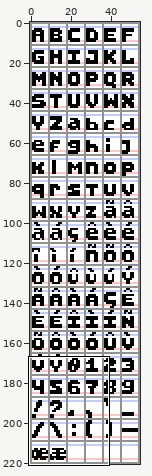
Pixel-art file -- ui/gui/font/photosynthesis_font.ase. Above, an overview of the earlier version with the close-up marked.
Close-up. As it was:
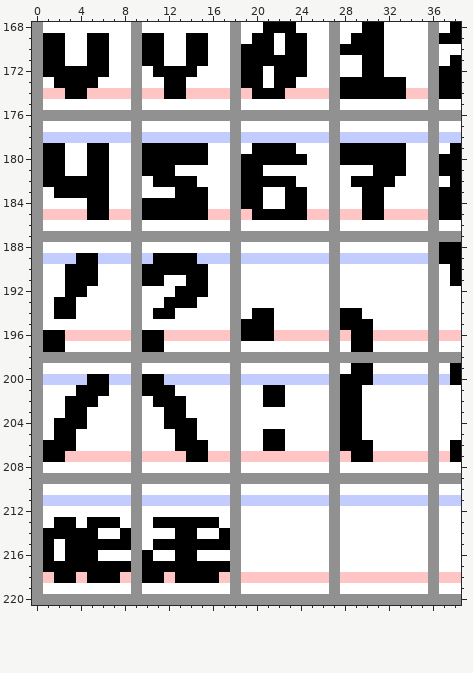
55x221 pixels, 1 frame. Shown: x 0..38, y 168..220. The commit also changed other parts of the picture, which this record leaves out.
And afterwards:
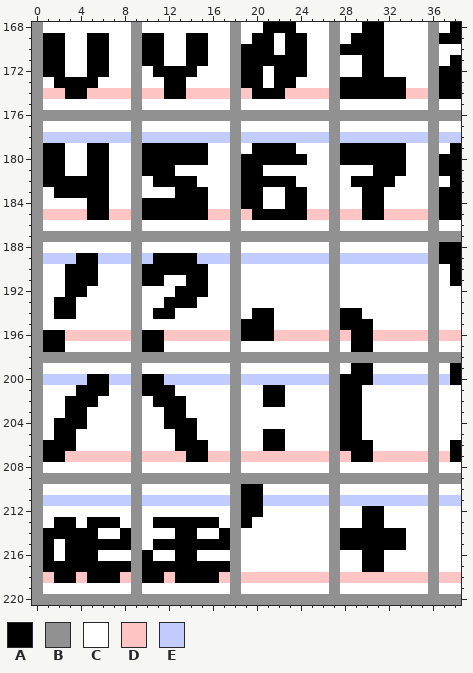
Palette (. is transparent): A #000000  B #919191  C #ffffff  D #ffc5c5  E #c3ccff
Change:
Layer "letters":
y 172: x 3..4 AA -> CC
y 210: x 19..20 CC -> AA
y 211: x 19..20 EE -> AA
y 212: x 19..20 CC -> AA; x 30..31 CC -> AA
y 213: x 19 C -> A; x 30..31 CC -> AA
y 214..215: x 28..33 CCCCCC -> AAAAAA
y 216..217: x 30..31 CC -> AA
Changed places in both close-ups, as pixel boxes (x1, y1, x2, y2):
changed: (65, 66, 87, 77)
changed: (241, 484, 263, 528)
changed: (340, 506, 406, 572)
